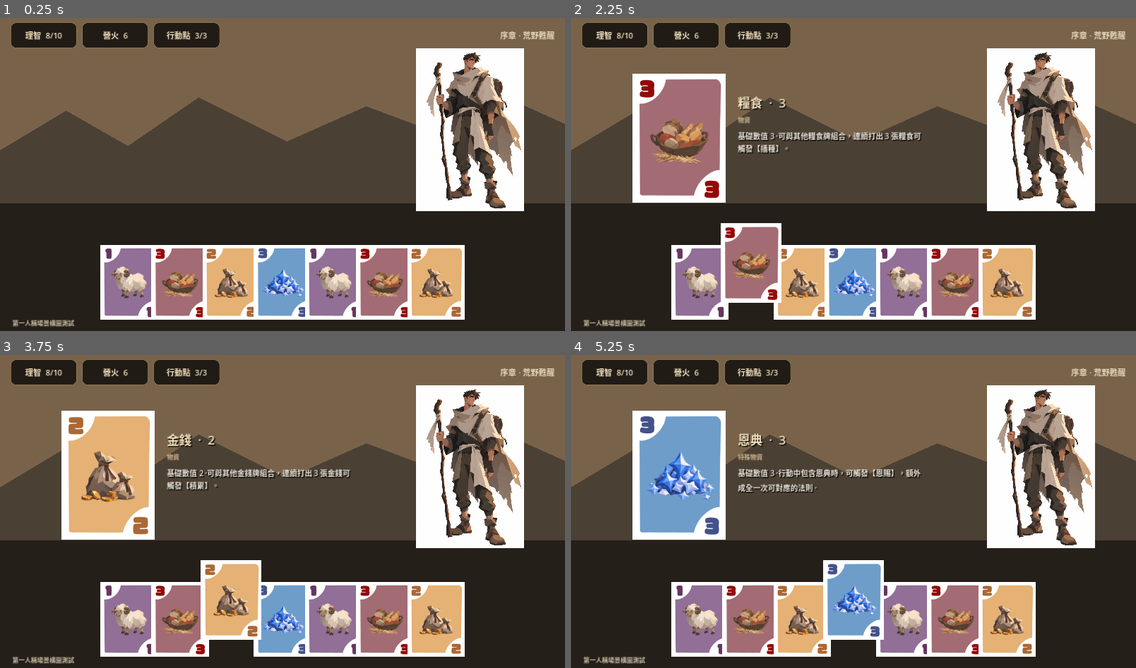
Above: before the commit, frames 1-4 (two rows, left to right).
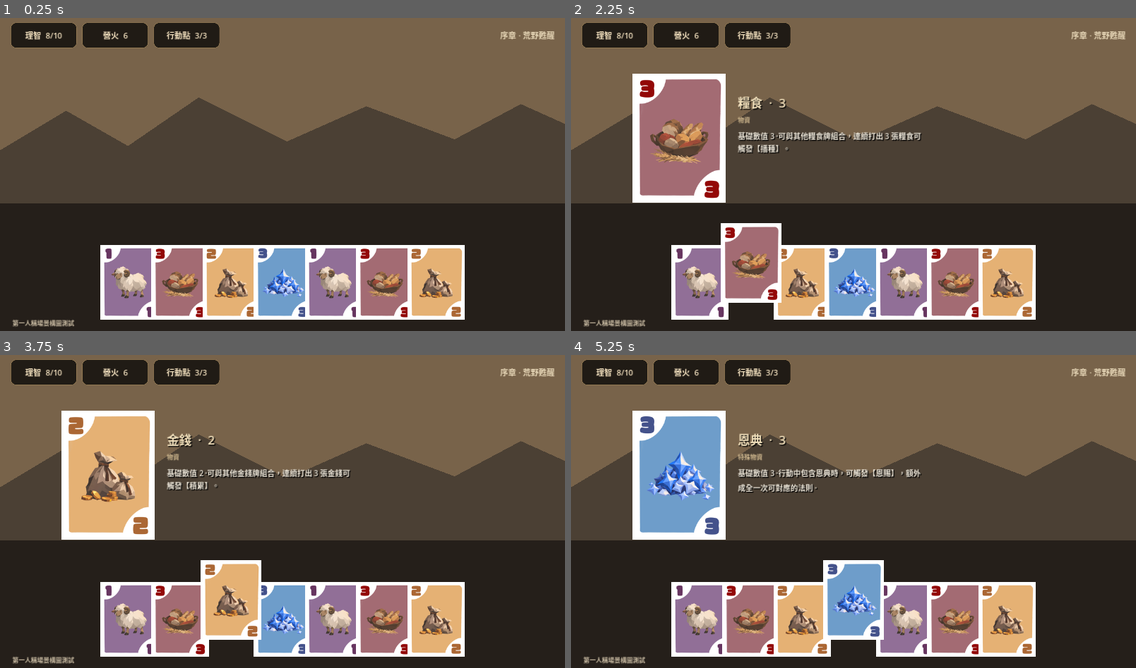
Above: after the commit, the same moments.

Repository: Timothy1007/shepherd
Game: Godot game, scene res://scenes/main.tscn
Same seed, same stepped clock (60 frames per second), same inputs: the game is played once before the commit and once after it.
Inputs (mouse positions are in pixels of both pictures, inside the frame that each line leads up to):
- Up to frame 1 (0.25 s): no input
- Up to frame 2 (2.25 s): click (700, 284) at 0.52 s; click (700, 262) at 1.27 s; click (751, 284) at 2.02 s
- Up to frame 3 (3.75 s): click (180, 599) at 2.77 s; click (231, 621) at 3.52 s
- Up to frame 4 (5.25 s): click (802, 599) at 4.27 s; click (853, 621) at 5.02 s

The runs differ from the first frame. In frame 1, 9.2% of the frame differs, in the area x 73-93%, y 9-62%; in frame 2, 9.2%; in frame 3, 9.2%; in frame 4, 9.2%.

Commit message:
ui: use transparent wanderer art and strengthen card rounding

Diff:
--- a/godot/scripts/main.gd
+++ b/godot/scripts/main.gd
@@ -54,13 +54,13 @@
 	var spacer=Control.new(); spacer.size_flags_horizontal=Control.SIZE_EXPAND_FILL; top.add_child(spacer)
 	top.add_child(make_label("序章 · 荒野甦醒",18,Color("#e8d8b8")))
 
-	var portrait=TextureRect.new(); portrait.texture=load("res://assets/characters/character-wanderer-v1.png"); portrait.expand_mode=TextureRect …(229 unchanged characters)…
+	var portrait=TextureRect.new(); portrait.texture=load("res://../docs/art/reference/character-wanderer-v1去背.png"); portrait.expand_mode=TextureRect …(229 unchanged characters)…
 
 
 	var hand=HBoxContainer.new(); hand.position=Vector2(65,525); hand.size=Vector2(1150,180); hand.alignment=BoxContainer.ALIGNMENT_CENTER; hand.add_theme_constant_override("separation",-14); add_child(hand)
 	for item in hand_cards:
 		var slot=Control.new(); slot.custom_minimum_size=CARD_SIZE
-		var card=TextureButton.new(); card.size=CARD_SIZE; card.ignore_texture_size=true; card.stretch_mode=TextureButton.STRETCH_KEEP_ASPECT_CENTERED; card.texture_normal=_rounded_texture(item[2], CARD_SIZE, 18.0); slot.add_child(card); hand.add_child(slot)
+		var card=TextureButton.new(); card.size=CARD_SIZE; card.ignore_texture_size=true; card.stretch_mode=TextureButton.STRETCH_KEEP_ASPECT_CENTERED; card.texture_normal=_rounded_texture(item[2], CARD_SIZE, 26.0); slot.add_child(card); hand.add_child(slot)
 		card_home[card]=Vector2.ZERO
 		card.mouse_entered.connect(func(c=card): _hover_card(c, true))
 		card.mouse_exited.connect(func(c=card): _hover_card(c, false))
@@ -110,7 +110,7 @@
 	_show_inspector(data)
 
 func _show_inspector(data: Array) -> void:
-	inspector_card.texture=_rounded_texture(data[2], Vector2(210,293), 22.0)
+	inspector_card.texture=_rounded_texture(data[2], Vector2(210,293), 30.0)
 	for child in inspector_text.get_children():
 		child.queue_free()
 	var title=make_label(data[0] + "  ·  " + data[1],28,Color("#f4e2bd"))
